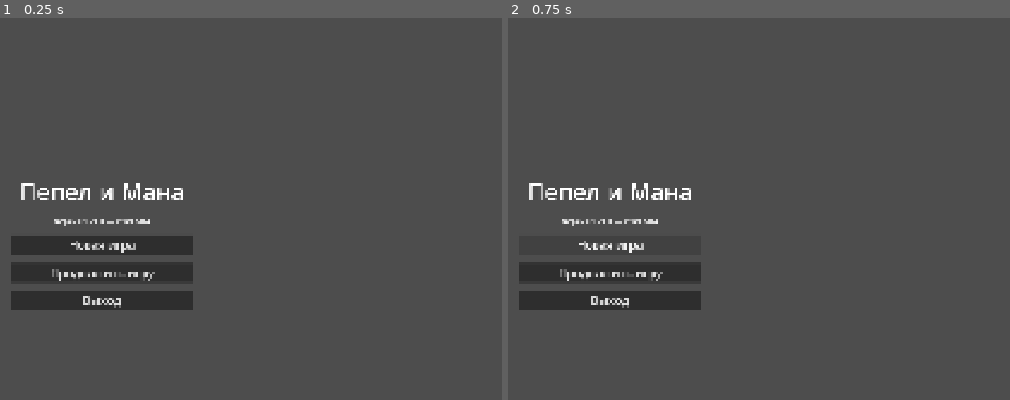
Above: before the commit, frames 1-2 (left to right).
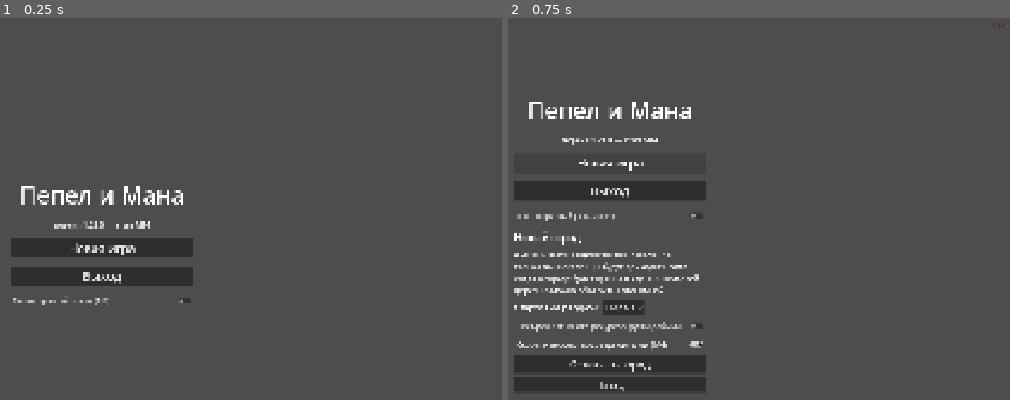
Above: after the commit, the same moments.

Repository: SDVGames-Studio/pepel-i-mana
Game: Godot game, scene res://scenes/main_menu.tscn
Two runs of this game, one before a commit and one after it. Both use one fixed random seed, a clock stepped at 60 frames per second and the inputs below.
Inputs:
- Up to frame 1 (0.25 s): no input
- Up to frame 2 (0.75 s): click "Новая игра" at 0.5 s

The runs differ from the first frame. In frame 1, 4.2% of the frame differs, in the area x 2-39%, y 43-77%; in frame 2, 11%, in the area x 1-100%, y 1-98%.
Error before the commit: Parse Error: Function "_ready" has the same name as a previously declared function. (res://scripts/game.gd:220)

Commit message:
Фикс CI: дубликат _ready в game.gd, индентация match в city_terrain.gd, типизация tree_kind (Variant без вывода)
- game.gd: FPS-слои создаются в существующем _ready (был второй _ready —
  Parse Error и падение автозагрузки, за ним каскад city.gd);
- city_terrain.gd: ветка TILE_DEADROCK случайно дедентировалась из цикла
  — x/tile/rect оказывались вне области видимости;
- city_sim_gather.gd / city_view.gd / tests: tree_kind у нетипизированного
  map возвращает Variant — явные типы вместо :=.

Diff:
--- a/scripts/city_sim_gather.gd
+++ b/scripts/city_sim_gather.gd
@@ -163,7 +163,7 @@
 		r["chop_t"] = 0.0
 		return
 	var fcfg: Dictionary = cfg.get("forest", {})
-	var size := map.tree_kind(tile)
+	var size: int = map.tree_kind(tile)
 	var need := _chop_days_for(size) * float(cfg["day_length"])
 	r["chop_t"] = float(r.get("chop_t", 0.0)) + dt * work_mult(r)
 	r["state"] = "chop"
--- a/scripts/city_terrain.gd
+++ b/scripts/city_terrain.gd
@@ -46,20 +46,20 @@
 		for x in map.w:
 			var tile: int = map.grid[y][x]
 			var rect := Rect2(x * map.ts, y * map.ts, map.ts, map.ts)
-		var base := _grass_at(x, y)
-		match tile:
-			map.TILE_GRASS, map.TILE_TREE:
-				draw_rect(rect, base)
-				_draw_grass_detail(x, y, rect, base, ts)
-			map.TILE_WATER:
-				draw_rect(rect, colors["water"])
-				_draw_water_detail(x, y, rect, ts)
-			map.TILE_DEADROCK:
-				_draw_deadrock(x, y, rect, ts)
-			map.TILE_ROCK, map.TILE_ORE:
-				draw_rect(rect, base)
-				_draw_grass_detail(x, y, rect, base, ts)
-				_draw_rock(x, y, tile == map.TILE_ORE, ts)
+			var base := _grass_at(x, y)
+			match tile:
+				map.TILE_GRASS, map.TILE_TREE:
+					draw_rect(rect, base)
+					_draw_grass_detail(x, y, rect, base, ts)
+				map.TILE_WATER:
+					draw_rect(rect, colors["water"])
+					_draw_water_detail(x, y, rect, ts)
+				map.TILE_DEADROCK:
+					_draw_deadrock(x, y, rect, ts)
+				map.TILE_ROCK, map.TILE_ORE:
+					draw_rect(rect, base)
+					_draw_grass_detail(x, y, rect, base, ts)
+					_draw_rock(x, y, tile == map.TILE_ORE, ts)
 
 
 ## Пустая порода выработанного массива (v1.21): тёмная осыпь щебня — по ней
--- a/scripts/city_view.gd
+++ b/scripts/city_view.gd
@@ -261,7 +261,7 @@
 	if map.saplings.has(key):
 		_draw_sapling(key, bottom, ts)
 	elif map.grid[tile.y][tile.x] == map.TILE_TREE:
-		var size := map.tree_kind(tile)
+		var size: int = map.tree_kind(tile)
 		var scale := ts * 1.9 if size == map.TREE_SMALL \
 				else (ts * 2.4 if size == map.TREE_MEDIUM else ts * 3.0)
 		_draw_shadow(bottom + Vector2(0, 2), ts * (0.4 if size == map.TREE_SMALL
--- a/scripts/game.gd
+++ b/scripts/game.gd
@@ -94,12 +94,117 @@
 
 # --- FPS-счётчик (правки v1.21): маленькая метка в правом верхнем углу ------
 # Живёт в автозагрузке — виден в любой сцене; обновляется 4 раза в секунду,
-# чтобы сам счётчик не мешал кадру. Пауза его не прячет.
+# чтобы сам счётчик не мешал кадру. Создаётся в _ready (внизу файла).
 var _fps_label: Label = null
 var _fps_accum := 0.0
 
 
+func _update_fps(delta: float) -> void:
+	if _fps_label == null:
+		return
+	_fps_accum += delta
+	if _fps_accum < 0.25:
+		return
+	_fps_accum = 0.0
+	var fps := Engine.get_frames_per_second()
+	_fps_label.text = "%d FPS" % fps
+	if fps >= 55:
+		_fps_label.add_theme_color_override("font_color", Color("#7ddf64"))
+	elif fps >= 30:
+		_fps_label.add_theme_color_override("font_color", Color("#ffd54f"))
+	else:
+		_fps_label.add_theme_color_override("font_color", Color("#ff8a65"))
+
+
+## Автосейв каждое утро города (M14-A): герой в городе (не в данже и не в пути
+## по карте мира), начиная со 2-го дня. Тост «сохранено» — через события sim.
+func _autosave_tick() -> void:
+	if city_sim == null or in_dungeon or world_active:
+		return
+	var day := int(city_sim.day)
+	if day <= 1 or day <= _autosave_day:
+		return
+	Game.stats["days"] = maxi(int(Game.stats.get("days", 0)), day)   # статистика (M14-K)
+	_autosave_day = day
+	var sg: Script = load(SAVE_SCRIPT)
+	var err: String = sg.save_game(self, sg.city_hero_tile(self), -1, -1)
+	if err == "":
+		city_sim.events.append({"type": "autosaved"})
+
+
+## Сохранить игру (обёртка для сцен). hero_tile — текущий тайл героя.
+func save_game(hero_tile: Vector2i, hero_hp: int, hero_mana: int) -> String:
+	var sg: Script = load(SAVE_SCRIPT)
+	var err: String = sg.save_game(self, hero_tile, hero_hp, hero_mana)
+	if err == "":
+		_autosave_day = int(city_sim.day) if city_sim != null else _autosave_day
+	return err
+
+
+## Загрузить игру из файла в этот инстанс. "" — успех, иначе ключ локализации.
+func load_game() -> String:
+	var sg: Script = load(SAVE_SCRIPT)
+	return sg.load_game(self)
+
+
+## Сохранить из главного меню (фидбек заказчика 2026-10-20: Esc снова ведёт
+## в меню, «Сохранить» теперь здесь). Состояние героя — снимок на момент Esc.
+func menu_save() -> String:
+	if city_sim == null:
+		return "save.no_game"
+	if in_dungeon:
+		return "save.dungeon_hint"
+	var tile := menu_hero_tile
+	if tile.x < 0:
+		tile = city_return_tile if city_return_tile.x >= 0 else city_sim.map.spawn_tile
+	var err: String = save_game(tile, menu_hero_hp, menu_hero_mana)
+	if err == "":
+		menu_hero_tile = tile   # повторное сохранение в меню — тот же тайл
+	return err
+
+
+func has_save() -> bool:
+	var sg: Script = load(SAVE_SCRIPT)
+	return sg.has_save()
+
+
+## Кодекс (M14-K): уникальная запись «увидел/открыл». cat: enemies|biomes|
+## spells|items|gods|factions.
+func codex_seen(cat: String, id: String) -> void:
+	if id == "":
+		return
+	var cat_dict: Dictionary = codex.get(cat, {})
+	if not cat_dict.has(id):
+		cat_dict[id] = true
+		codex[cat] = cat_dict
+
+
+func codex_count(cat: String) -> int:
+	return (codex.get(cat, {}) as Dictionary).size()
+
+
+## Статистика (M14-K): дни, боссы, постройки, заказы, охота.
+func stat(key: String, delta: int = 1) -> void:
+	stats[key] = int(stats.get(key, 0)) + delta
+
+
+## --- Платформенные мелочи (M9): полноэкранный режим с запоминанием ---------
+
+const SETTINGS_PATH := "user://settings.cfg"
+var fullscreen := false
+
+
 func _ready() -> void:
+	var cf := ConfigFile.new()
+	if cf.load(SETTINGS_PATH) == OK:
+		fullscreen = bool(cf.get_value("video", "fullscreen", false))
+	if fullscreen:
+		_apply_window_mode()
+	_setup_fps_counter()   # метка FPS в правом верхнем углу (v1.21)
+
+
+## Слой с FPS-меткой: поверх всего, мышь не перехватывает.
+func _setup_fps_counter() -> void:
 	var layer := CanvasLayer.new()
 	layer.layer = 100
 	add_child(layer)
@@ -120,109 +225,6 @@
 	_fps_label.add_theme_color_override("font_outline_color", Color(0, 0, 0, 0.8))
 	_fps_label.add_theme_constant_override("outline_size", 3)
 	root.add_child(_fps_label)
-
-
-func _update_fps(delta: float) -> void:
-	if _fps_label == null:
-		return
-	_fps_accum += delta
-	if _fps_accum < 0.25:
-		return
-	_fps_accum = 0.0
-	var fps := Engine.get_frames_per_second()
-	_fps_label.text = "%d FPS" % fps
-	if fps >= 55:
-		_fps_label.add_theme_color_override("font_color", Color("#7ddf64"))
-	elif fps >= 30:
-		_fps_label.add_theme_color_override("font_color", Color("#ffd54f"))
-	else:
-		_fps_label.add_theme_color_override("font_color", Color("#ff8a65"))
-
-
-## Автосейв каждое утро города (M14-A): герой в городе (не в данже и не в пути
-## по карте мира), начиная со 2-го дня. Тост «сохранено» — через события sim.
-func _autosave_tick() -> void:
-	if city_sim == null or in_dungeon or world_active:
-		return
-	var day := int(city_sim.day)
-	if day <= 1 or day <= _autosave_day:
-		return
-	Game.stats["days"] = maxi(int(Game.stats.get("days", 0)), day)   # статистика (M14-K)
-	_autosave_day = day
-	var sg: Script = load(SAVE_SCRIPT)
-	var err: String = sg.save_game(self, sg.city_hero_tile(self), -1, -1)
-	if err == "":
-		city_sim.events.append({"type": "autosaved"})
-
-
-## Сохранить игру (обёртка для сцен). hero_tile — текущий тайл героя.
-func save_game(hero_tile: Vector2i, hero_hp: int, hero_mana: int) -> String:
-	var sg: Script = load(SAVE_SCRIPT)
-	var err: String = sg.save_game(self, hero_tile, hero_hp, hero_mana)
-	if err == "":
-		_autosave_day = int(city_sim.day) if city_sim != null else _autosave_day
-	return err
-
-
-## Загрузить игру из файла в этот инстанс. "" — успех, иначе ключ локализации.
-func load_game() -> String:
-	var sg: Script = load(SAVE_SCRIPT)
-	return sg.load_game(self)
-
-
-## Сохранить из главного меню (фидбек заказчика 2026-10-20: Esc снова ведёт
-## в меню, «Сохранить» теперь здесь). Состояние героя — снимок на момент Esc.
-func menu_save() -> String:
-	if city_sim == null:
-		return "save.no_game"
-	if in_dungeon:
-		return "save.dungeon_hint"
-	var tile := menu_hero_tile
-	if tile.x < 0:
-		tile = city_return_tile if city_return_tile.x >= 0 else city_sim.map.spawn_tile
-	var err: String = save_game(tile, menu_hero_hp, menu_hero_mana)
-	if err == "":
-		menu_hero_tile = tile   # повторное сохранение в меню — тот же тайл
-	return err
-
-
-func has_save() -> bool:
-	var sg: Script = load(SAVE_SCRIPT)
-	return sg.has_save()
-
-
-## Кодекс (M14-K): уникальная запись «увидел/открыл». cat: enemies|biomes|
-## spells|items|gods|factions.
-func codex_seen(cat: String, id: String) -> void:
-	if id == "":
-		return
-	var cat_dict: Dictionary = codex.get(cat, {})
-	if not cat_dict.has(id):
-		cat_dict[id] = true
-		codex[cat] = cat_dict
-
-
-func codex_count(cat: String) -> int:
-	return (codex.get(cat, {}) as Dictionary).size()
-
-
-## Статистика (M14-K): дни, боссы, постройки, заказы, охота.
-func stat(key: String, delta: int = 1) -> void:
-	stats[key] = int(stats.get(key, 0)) + delta
-
-
-## --- Платформенные мелочи (M9): полноэкранный режим с запоминанием ---------
-
-const SETTINGS_PATH := "user://settings.cfg"
-var fullscreen := false
-
-
-func _ready() -> void:
-	var cf := ConfigFile.new()
-	if cf.load(SETTINGS_PATH) == OK:
-		fullscreen = bool(cf.get_value("video", "fullscreen", false))
-	if fullscreen:
-		_apply_window_mode()
 
 
 func set_fullscreen(on: bool) -> void:
--- a/tests/test_life_b.gd
+++ b/tests/test_life_b.gd
@@ -716,7 +716,7 @@
 	_check(tree.x >= 0, "на карте есть дерево для героя")
 	var wood0 := int(sim.res["wood"])
 	var anger0 := float(sim.forest_anger)
-	var tree_size := sim.map.tree_kind(tree)
+	var tree_size: int = sim.map.tree_kind(tree)
 	var res := ""
 	for i in maxi(1, sim._hero_chop_hits(tree_size)):
 		res = sim.hero_chop(sim.map.tile_center_px(tree))
